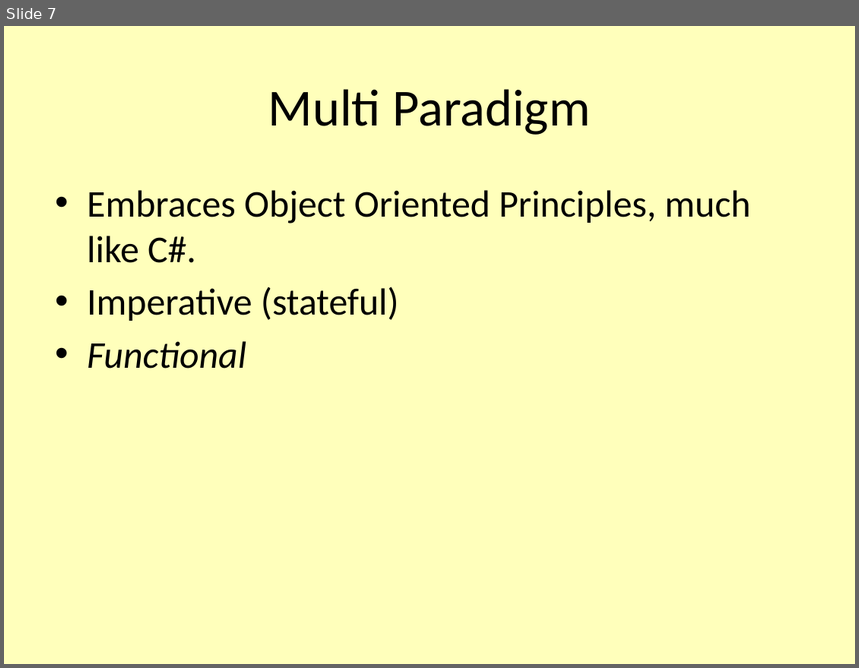
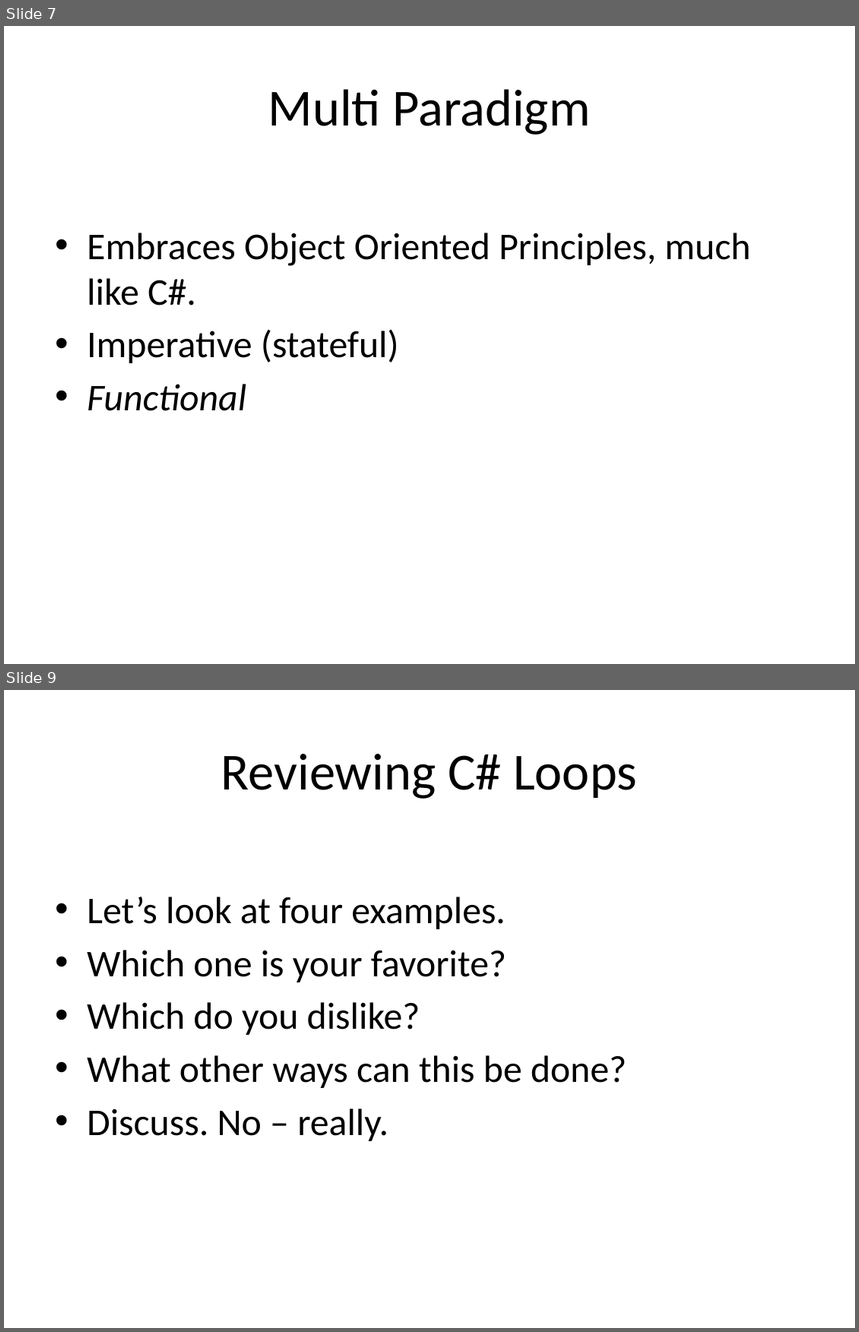
Before and after one commit to vcsjones/Presentations, a slide deck: RCC.2010.2/F.pptx. Shown one above the other, each under a label of ours: slide 7 before the commit, slides 7 and 9 after it; the slides between them are not shown. The pictures are 859x668 and 859x1332 pixels, drawn with LibreOffice and Linux fonts; fonts in the diff are those of the drawing; background and template pictures are left out. Boxes give left, top, right and bottom in pixels: in the first picture for what was removed or moved away, otherwise in the second. Text is boxed around its words. In the diff, an @@ line names an element or a change of style, - is before the commit and + after.

Commit message:
Updates to RCC Fall 2010. This is what I used in the presentation.

```diff
--- a/RCC.2010.2/F.pptx
+++ b/RCC.2010.2/F.pptx
@@ slide 9 added at [4,690,855,1328], background #FFFFFF @@
@@ title added at [221,754,637,799], 44 pt, text #000000 @@
+Reviewing C# Loops
@@ text added at [87,897,626,1141], 32 pt, text #000000 @@
+• Let’s look at four examples.
+• Which one is your favorite?
+• Which do you dislike?
+• What other ways can this be done?
+• Discuss. No – really.
@@ slide 7 changed as well @@
@@ background #FFFFBB to #FFFFFF @@
@@ text "Embraces Object Oriented Principles, much ...": place and size @@
-text "Embraces Object Oriented Principles, much ..." at [87,190,751,369]
+text "Embraces Object Oriented Principles, much ..." at [87,233,751,411]
```
Also in this commit, not shown: 11 other slides changed, 4 other slides added, 11 other files.
